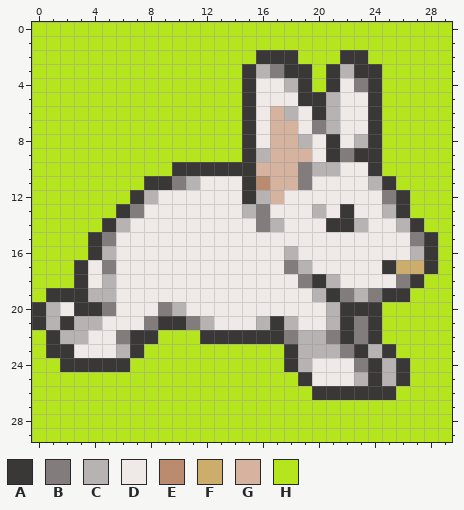
Pixel-art sprite, stored at resources/Bunny/BunnyJumpRight.png. Above is the file before it was changed.
The file is 30x30 pixels.
Palette (. is transparent): A #3a3737  B #827c7c  C #b7b3b2  D #efe9e7  E #bb8b6f  F #ccad6c  G #d5b39f  H #b5e61d
Once edited:
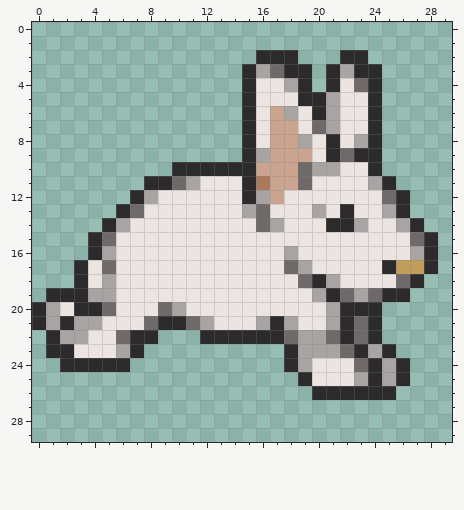
Commit: Added bunny sprite test. Set bunny sprite background transparent.
Changes in this commit:
@@ palette @@
-A #3a3737
+A #2c2a2a
-B #827c7c
+B #6f6969
-C #b7b3b2
+C #a8a4a3
-D #efe9e7
+D #ebe4e1
-E #bb8b6f
+E #ac785c
-F #ccad6c
+F #c09e59
-G #d5b39f
+G #caa48e
@@ x 0..29 @@
- 0 HHHHHHHHHHHHHHHHHHHHHHHHHHHHHH
- 1 HHHHHHHHHHHHHHHHHHHHHHHHHHHHHH
- 2 HHHHHHHHHHHHHHHHAAAHHHAAHHHHHH
- 3 HHHHHHHHHHHHHHHACBAAHACAAHHHHH
- 4 HHHHHHHHHHHHHHHADDCAHADBAHHHHH
- 5 HHHHHHHHHHHHHHHADDDAACDDAHHHHH
- 6 HHHHHHHHHHHHHHHADGCDACDDAHHHHH
- 7 HHHHHHHHHHHHHHHADGGDBCDDAHHHHH
- 8 HHHHHHHHHHHHHHHADGGCDADCAHHHHH
- 9 HHHHHHHHHHHHHHHACGGGDABAAHHHHH
-10 HHHHHHHHHHAAAAAAGGGBCCDDAHHHHH
-11 HHHHHHHHAABCDDDAEGGBDDDDCAHHHH
-12 HHHHHHHACDDDDDDACGDDDDDDDBAHHH
-13 HHHHHHABDDDDDDDCBDDDCDADDCAHHH
-14 HHHHHACDDDDDDDDDBCDDDAACDDCAHH
-15 HHHHABDDDDDDDDDDDDDDDDDDDDDBAH
-16 HHHHACDDDDDDDDDDDDCDDDDDDDDCAH
-17 HHHADBDDDDDDDDDDDDBCDDDDDAFFAH
-18 HHHADCDDDDDDDDDDDDDBACDDDDBAHH
-19 HAAACCDDDDDDDDDDDDDDCABCBAAHHH
-20 ACDAABDDDBCDDDDDDDDDDCAAAHHHHH
-21 ACACCDDDBAABCDDDCACDDCABAHHHHH
-22 HACCDDBAAHHHAAAAAABCCBABAHHHHH
-23 HAADDDCAHHHHHHHHHHACCCBACAHHHH
-24 HHAAAAAHHHHHHHHHHHACDDDBACAHHH
-25 HHHHHHHHHHHHHHHHHHHADDDCACAHHH
-26 HHHHHHHHHHHHHHHHHHHHAAAAAAHHHH
-27 HHHHHHHHHHHHHHHHHHHHHHHHHHHHHH
-28 HHHHHHHHHHHHHHHHHHHHHHHHHHHHHH
-29 HHHHHHHHHHHHHHHHHHHHHHHHHHHHHH
+ 0 ..............................
+ 1 ..............................
+ 2 ................AAA...AA......
+ 3 ...............ACBAA.ACAA.....
+ 4 ...............ADDCA.ADBA.....
+ 5 ...............ADDDAACDDA.....
+ 6 ...............ADGCDACDDA.....
+ 7 ...............ADGGDBCDDA.....
+ 8 ...............ADGGCDADCA.....
+ 9 ...............ACGGGDABAA.....
+10 ..........AAAAAAGGGBCCDDA.....
+11 ........AABCDDDAEGGBDDDDCA....
+12 .......ACDDDDDDACGDDDDDDDBA...
+13 ......ABDDDDDDDCBDDDCDADDCA...
+14 .....ACDDDDDDDDDBCDDDAACDDCA..
+15 ....ABDDDDDDDDDDDDDDDDDDDDDBA.
+16 ....ACDDDDDDDDDDDDCDDDDDDDDCA.
+17 ...ADBDDDDDDDDDDDDBCDDDDDAFFA.
+18 ...ADCDDDDDDDDDDDDDBACDDDDBA..
+19 .AAACCDDDDDDDDDDDDDDCABCBAA...
+20 ACDAABDDDBCDDDDDDDDDDCAAA.....
+21 ACACCDDDBAABCDDDCACDDCABA.....
+22 .ACCDDBAA...AAAAAABCCBABA.....
+23 .AADDDCA..........ACCCBACA....
+24 ..AAAAA...........ACDDDBACA...
+25 ...................ADDDCACA...
+26 ....................AAAAAA....
+27 ..............................
+28 ..............................
+29 ..............................
Boxes around the changes in both pictures, in picture pixels (x1, y1, x2, y2):
changed: (32, 22, 452, 442)
